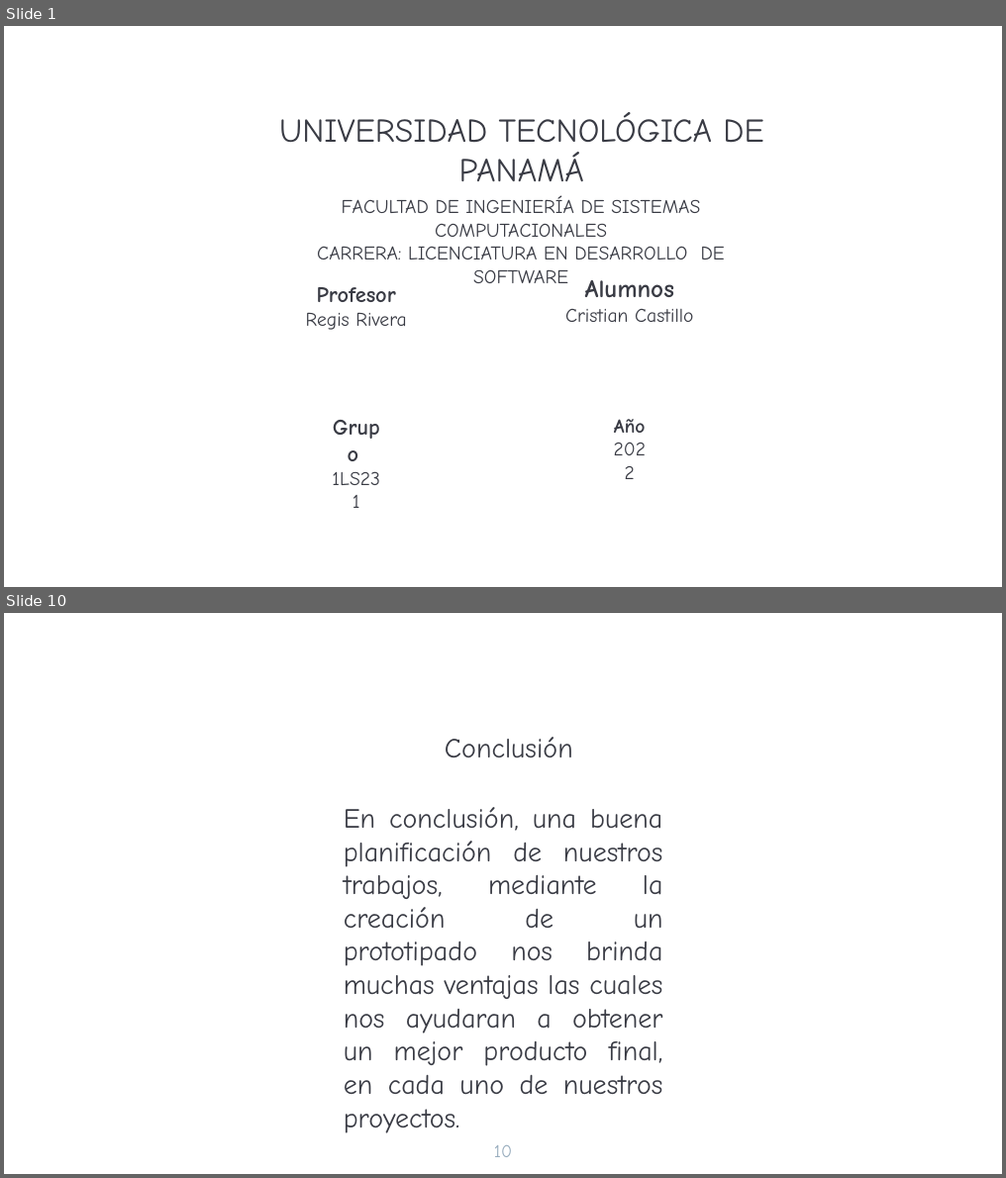
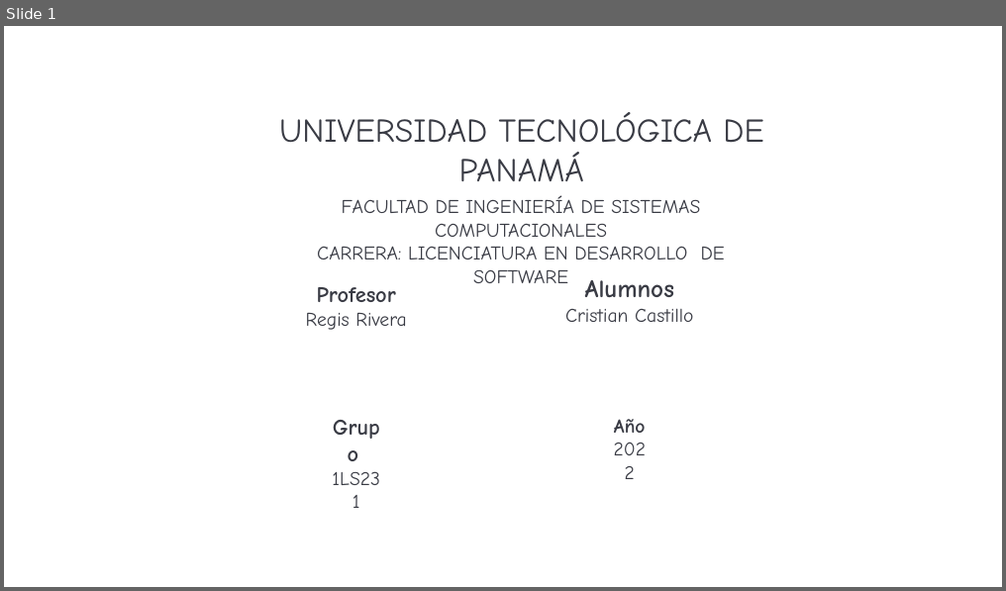
Before and after one commit to Cristian1234567890/Curso-DS7, a slide deck: Proyectos/Proyecto-Final/project/Presentacion proyecto final .pptx. Shown one above the other, each under a label of ours: slides 1 and 10 before the commit, slide 1 after it; the slides between them are not shown. The pictures are 1006x1178 and 1006x591 pixels, drawn with LibreOffice and Linux fonts; fonts in the diff are those of the drawing; background and template pictures are left out. Boxes give left, top, right and bottom in pixels: in the first picture for what was removed or moved away, otherwise in the second. Text is boxed around its words. In the diff, an @@ line names an element or a change of style, - is before the commit and + after.

```diff
--- a/Proyectos/Proyecto-Final/project/Presentacion proyecto final .pptx
+++ b/Proyectos/Proyecto-Final/project/Presentacion proyecto final .pptx
@@ slide 10 removed at [4,613,1002,1174], background picture (left out) @@
@@ text removed at [445,737,573,758] @@
-Conclusión
@@ text removed at [344,807,663,1134] @@
-En conclusión, una buena planificación de nuestros trabajos, mediante la creación de un prototipado nos brinda muchas ventajas las cuales nos ayudaran a obtener un mejor producto final, en cada uno de nuestros proyectos.
@@ page number removed at [494,1146,512,1157] @@
-10
```
Also in this commit, not shown: 5 slides added, 8 other slides removed, 13 other files.
